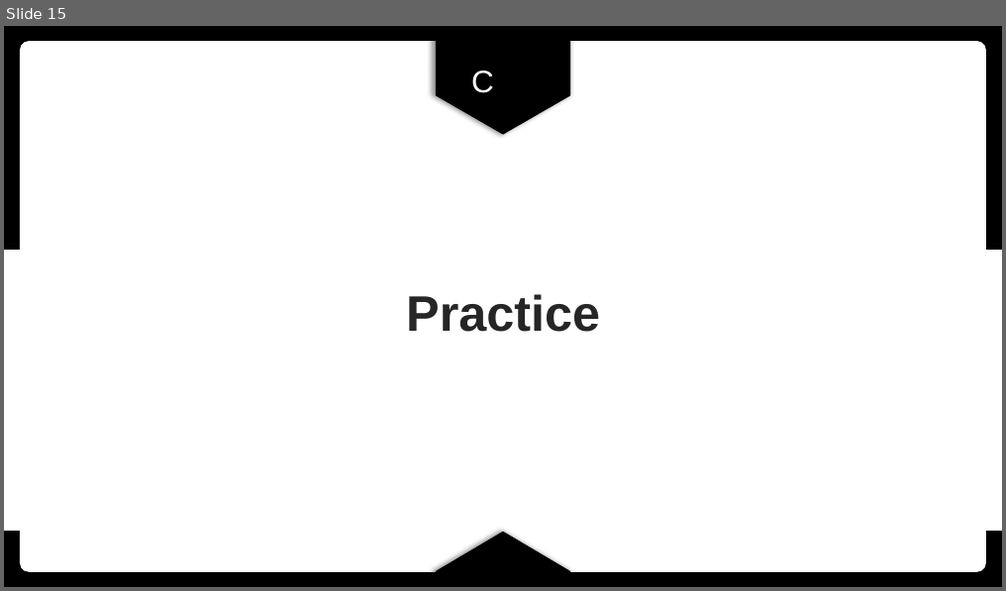
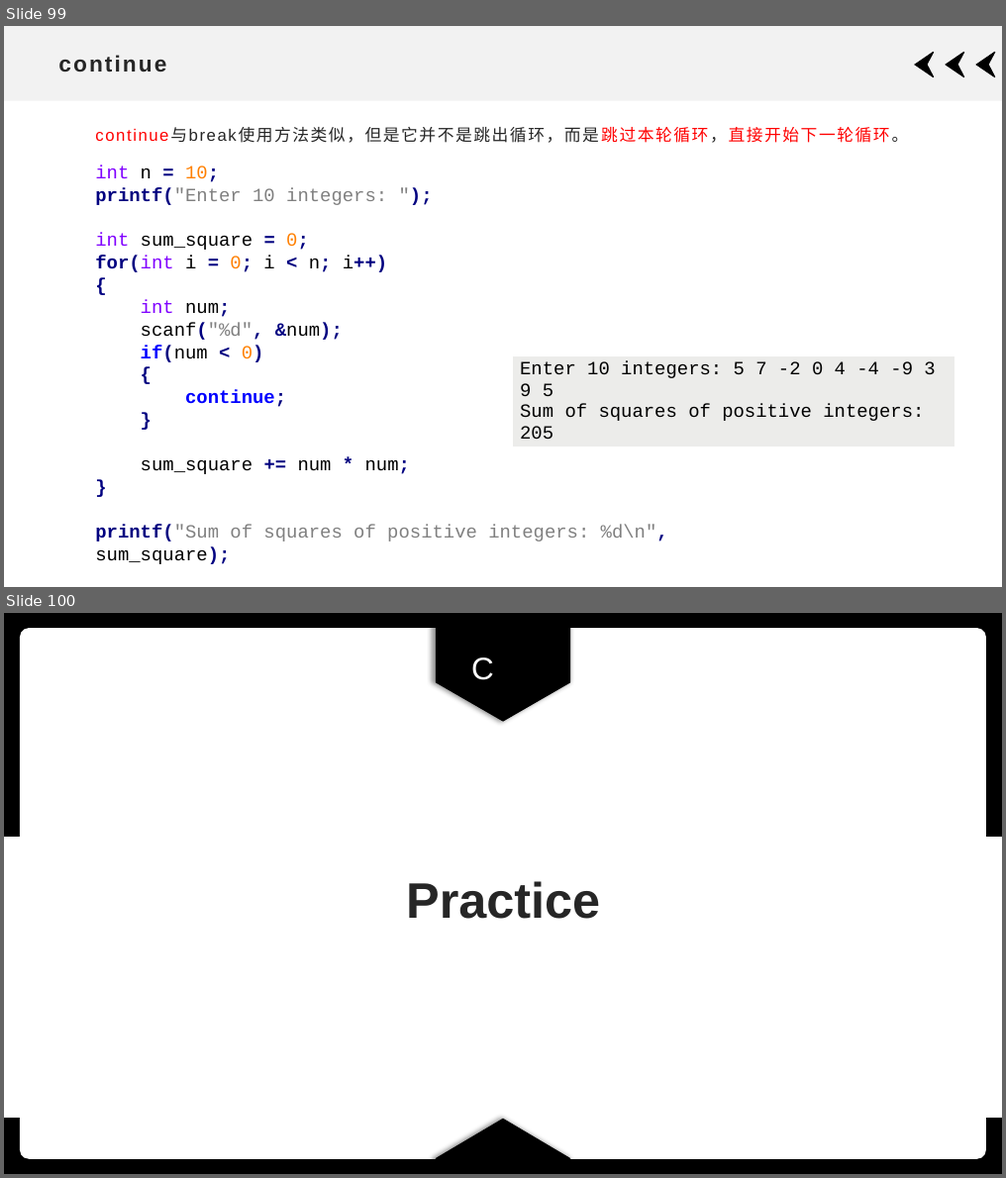
Before and after one commit to xdai02/C, a slide deck: slides/Chapter3.pptx. Shown one above the other, each under a label of ours: slide 15 before the commit, slides 99 and 100 after it. The pictures are 1006x591 and 1006x1178 pixels, drawn with LibreOffice and Linux fonts; fonts in the diff are those of the drawing. Boxes give left, top, right and bottom in pixels: in the first picture for what was removed or moved away, otherwise in the second. Text is boxed around its words. In the diff, an @@ line names an element or a change of style, - is before the commit and + after.

```diff
--- a/slides/Chapter3.pptx
+++ b/slides/Chapter3.pptx
@@ slide 99 added at [4,26,1002,587], background #FFFFFF @@
@@ rectangle added at [4,26,1002,101], fill #F2F2F2 @@
@@ title added at [58,55,166,72], 21.6 pt, text #262626, bold @@
+continue
@@ freeform shape added at [916,52,935,77], fill #000000, outline #000000 1 pt @@
@@ freeform shape added at [946,52,965,77], fill #000000, outline #000000 1 pt @@
@@ freeform shape added at [977,52,996,77], fill #000000, outline #000000 1 pt @@
@@ text added at [239,127,909,143], 16 pt, text #262626 @@
+continue与break使用方法类似，但是它并不是跳出循环，而是跳过本轮循环，直接开始下一轮循环。
@@ text added at [95,166,668,542], 18 pt, text #000000 @@
+int n = 10; printf("Enter 10 integers: ");
+int sum_square = 0; for(int i = 0; i < n; i++) { int num;
+scanf("%d", &num);
+if(num < 0)
+{
+continue;
+}
+sum_square += num * num; } printf("Sum of squares of positive integers: %d\n", sum_square);
@@ table added at [512,356,954,443], 1 rows, 1 columns @@
+Enter 10 integers: 5 7 -2 0 4 -4 -9 3 9 5 / Sum of squares of positive integers: 205
@@ what was slide 15 is now slide 100 @@
```
Also in this commit, not shown: 2 slides changed, 92 other slides added, 2 slides removed, 10 other files.
